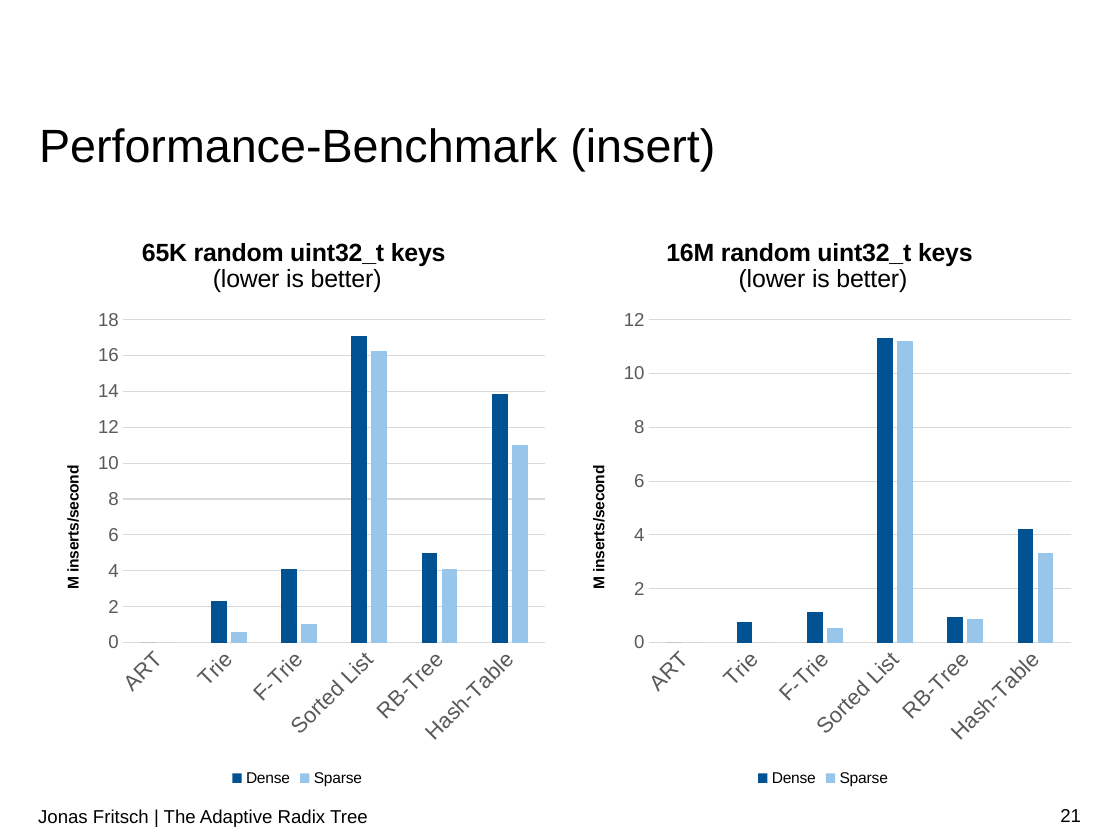
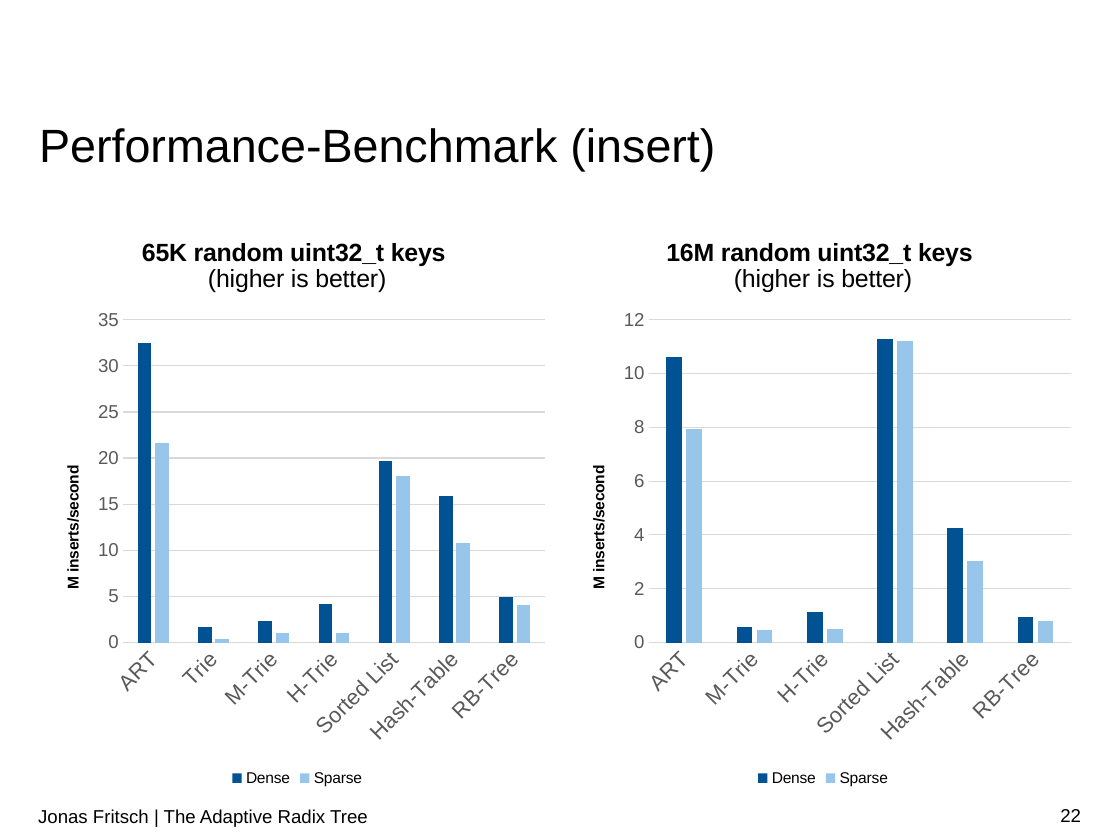
Before and after one commit to atalantus/The-Adaptive-Radix-Tree, a slide deck: slide 22 of Presentation/The Adaptive Radix Tree.pptx (slide 21 before the commit). Drawn at 1120x840 pixels with LibreOffice and Linux fonts; fonts in the diff are those of the drawing; background and template pictures are left out. Boxes give left, top, right and bottom in pixels: in the first picture for what was removed or moved away, otherwise in the second. Text is boxed around its words. In the diff, an @@ line names an element or a change of style, - is before the commit and + after.

```diff
--- a/Presentation/The Adaptive Radix Tree.pptx
+++ b/Presentation/The Adaptive Radix Tree.pptx
@@ column chart at box(39, 216, 556, 792) @@
@@ title "65K random uint32_t keys (lower is better) " to "65K random uint32_t keys (higher is better) " @@
-categories: ART, Trie, F-Trie, Sorted List, RB-Tree, Hash-Table
+categories: ART, Trie, M-Trie, H-Trie, Sorted List, Hash-Table, RB-Tree
-Dense: 0, 2.3, 4.1, 17.1, 5, 13.8
+Dense: 32, 2, 2, 4, 20, 16, 5
-Sparse: 0, 0.6, 1, 16.2, 4.1, 11
+Sparse: 22, 0, 1, 1, 18, 11, 4
@@ column chart at box(564, 216, 1081, 792) @@
@@ title "16M random uint32_t keys (lower is better) " to "16M random uint32_t keys (higher is better) " @@
-categories: ART, Trie, F-Trie, Sorted List, RB-Tree, Hash-Table
+categories: ART, M-Trie, H-Trie, Sorted List, Hash-Table, RB-Tree
-Dense: 0, 0.8, 1.1, 11.3, 0.9, 4.2
+Dense: 10.6, 0.6, 1.1, 11.3, 4.3, 1
-Sparse: 0, 0, 0.5, 11.2, 0.9, 3.3
+Sparse: 7.9, 0.5, 0.5, 11.2, 3, 0.8
@@ page number at box(1060, 809, 1081, 822): text changed @@
-21
+22
```
Also in this commit, not shown: 2 other slides changed, 1 slide added.
